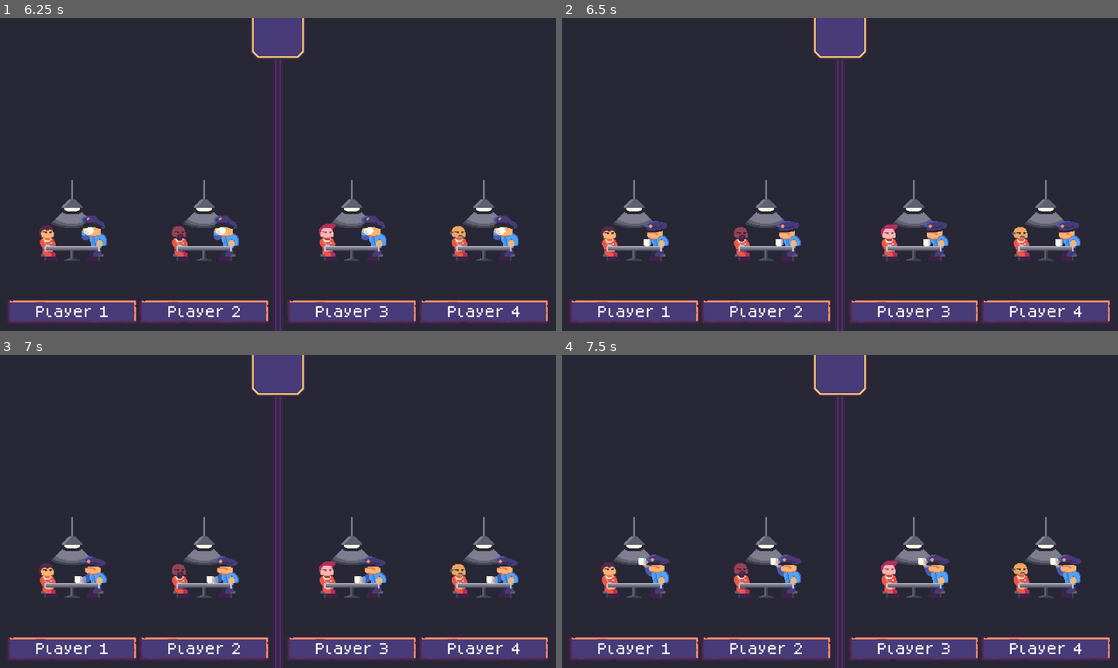
Above: before the commit, frames 1-4 (two rows, left to right).
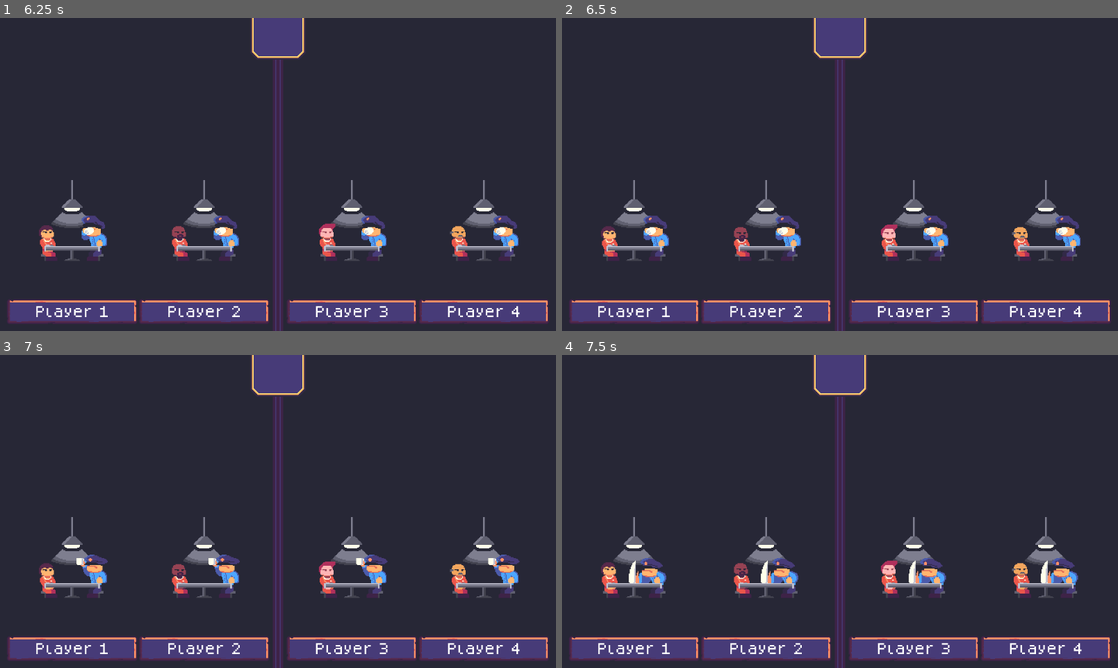
Above: after the commit, the same moments.

Repository: VileOar/js-final-proj
Game: Godot game, scene res://src/main_scenes/main_menu/main_menu.tscn
Two runs of this game, one before a commit and one after it. Both use one fixed random seed, a clock stepped at 60 frames per second and the inputs below.
Inputs (mouse positions are in pixels of both pictures, inside the frame that each line leads up to):
- Up to frame 1 (6.25 s): click "Start Game" at 0.5 s; click "Start Game" at 1.25 s; click "Start Game" at 2 s; move the mouse to (400, 158) at 2.77 s; hold D (coop_right) 2.78-3.53 s; click (400, 158) at 2.92 s; move the mouse to (166, 190) at 3.52 s; hold S (coop_down) 3.53-4.28 s; move the mouse to (333, 105) at 4.27 s; hold D (coop_right) 4.28-5.03 s; move the mouse to (250, 237) at 5.02 s; hold W (coop_up) 5.03-5.78 s; click (250, 237) at 5.17 s; move the mouse to (444, 221) at 5.77 s; hold A (coop_left) from 5.78 s (still down)
- Up to frame 2 (6.5 s): keep holding A (coop_left)
- Up to frame 3 (7 s): keep holding A (coop_left); move the mouse to (111, 464) at 6.52 s
- Up to frame 4 (7.5 s): move the mouse to (867, 511) at 7.27 s; release A (coop_left) at 7.28 s; hold S (coop_down) from 7.28 s (still down); click (867, 511) at 7.42 s

Frame 1 is identical in both runs. In frame 2, 1.1% of the frame differs, in the area x 14-94%, y 63-73%; in frame 3, 1.0%; in frame 4, 1.8%, in the area x 12-94%, y 63-73%.

Commit message:
added missing sounds; final polish

Diff:
--- a/project.godot
+++ b/project.godot
@@ -65,49 +65,49 @@
 coop_left={
 "deadzone": 0.5,
 "events": [Object(InputEventKey,"resource_local_to_scene":false,"resource_name":"","device":-1,"window_id":0,"alt_pressed":false,"shift_pressed":false,"ctrl_pressed":false,"meta_pressed":false,"pressed":false,"keycode":65,"physical_keycode":0,"key_label":0,"unicode":97,"echo":false,"script":null)
-, Object(InputEventJoypadButton,"resource_local_to_scene":false,"resource_name":"","device":-1,"button_index":2,"pressure":0.0,"pressed":true,"script":null)
+, Object(InputEventJoypadButton,"resource_local_to_scene":false,"resource_name":"","device":-1,"button_index":13,"pressure":0.0,"pressed":true,"script":null)
 ]
 }
 coop_right={
 "deadzone": 0.5,
 "events": [Object(InputEventKey,"resource_local_to_scene":false,"resource_name":"","device":-1,"window_id":0,"alt_pressed":false,"shift_pressed":false,"ctrl_pressed":false,"meta_pressed":false,"pressed":false,"keycode":68,"physical_keycode":0,"key_label":0,"unicode":100,"echo":false,"script":null)
-, Object(InputEventJoypadButton,"resource_local_to_scene":false,"resource_name":"","device":-1,"button_index":1,"pressure":0.0,"pressed":true,"script":null)
+, Object(InputEventJoypadButton,"resource_local_to_scene":false,"resource_name":"","device":-1,"button_index":14,"pressure":0.0,"pressed":true,"script":null)
 ]
 }
 coop_up={
 "deadzone": 0.5,
 "events": [Object(InputEventKey,"resource_local_to_scene":false,"resource_name":"","device":-1,"window_id":0,"alt_pressed":false,"shift_pressed":false,"ctrl_pressed":false,"meta_pressed":false,"pressed":false,"keycode":87,"physical_keycode":0,"key_label":0,"unicode":119,"echo":false,"script":null)
-, Object(InputEventJoypadButton,"resource_local_to_scene":false,"resource_name":"","device":-1,"button_index":3,"pressure":0.0,"pressed":true,"script":null)
+, Object(InputEventJoypadButton,"resource_local_to_scene":false,"resource_name":"","device":-1,"button_index":11,"pressure":0.0,"pressed":true,"script":null)
 ]
 }
 coop_down={
 "deadzone": 0.5,
 "events": [Object(InputEventKey,"resource_local_to_scene":false,"resource_name":"","device":-1,"window_id":0,"alt_pressed":false,"shift_pressed":false,"ctrl_pressed":false,"meta_pressed":false,"pressed":false,"keycode":83,"physical_keycode":0,"key_label":0,"unicode":115,"echo":false,"script":null)
-, Object(InputEventJoypadButton,"resource_local_to_scene":false,"resource_name":"","device":-1,"button_index":0,"pressure":0.0,"pressed":true,"script":null)
+, Object(InputEventJoypadButton,"resource_local_to_scene":false,"resource_name":"","device":-1,"button_index":12,"pressure":0.0,"pressed":true,"script":null)
 ]
 }
 defect_left={
 "deadzone": 0.5,
 "events": [Object(InputEventKey,"resource_local_to_scene":false,"resource_name":"","device":-1,"window_id":0,"alt_press …(182 unchanged characters)…
-, Object(InputEventJoypadButton,"resource_local_to_scene":false,"resource_name":"","device":-1,"button_index":13,"pressure":0.0,"pressed":true,"script":null)
+, Object(InputEventJoypadButton,"resource_local_to_scene":false,"resource_name":"","device":-1,"button_index":2,"pressure":0.0,"pressed":true,"script":null)
 ]
 }
 defect_right={
 "deadzone": 0.5,
 "events": [Object(InputEventKey,"resource_local_to_scene":false,"resource_name":"","device":-1,"window_id":0,"alt_press …(182 unchanged characters)…
-, Object(InputEventJoypadButton,"resource_local_to_scene":false,"resource_name":"","device":-1,"button_index":14,"pressure":0.0,"pressed":true,"script":null)
+, Object(InputEventJoypadButton,"resource_local_to_scene":false,"resource_name":"","device":-1,"button_index":1,"pressure":0.0,"pressed":true,"script":null)
 ]
 }
 defect_up={
 "deadzone": 0.5,
 "events": [Object(InputEventKey,"resource_local_to_scene":false,"resource_name":"","device":-1,"window_id":0,"alt_press …(182 unchanged characters)…
-, Object(InputEventJoypadButton,"resource_local_to_scene":false,"resource_name":"","device":-1,"button_index":11,"pressure":0.0,"pressed":true,"script":null)
+, Object(InputEventJoypadButton,"resource_local_to_scene":false,"resource_name":"","device":-1,"button_index":3,"pressure":0.0,"pressed":true,"script":null)
 ]
 }
 defect_down={
 "deadzone": 0.5,
 "events": [Object(InputEventKey,"resource_local_to_scene":false,"resource_name":"","device":-1,"window_id":0,"alt_press …(182 unchanged characters)…
-, Object(InputEventJoypadButton,"resource_local_to_scene":false,"resource_name":"","device":-1,"button_index":12,"pressure":0.0,"pressed":true,"script":null)
+, Object(InputEventJoypadButton,"resource_local_to_scene":false,"resource_name":"","device":-1,"button_index":0,"pressure":0.0,"pressed":true,"script":null)
 ]
 }
 
--- a/src/autoloads/Global.gd
+++ b/src/autoloads/Global.gd
@@ -38,7 +38,7 @@
 const ROUND_TIME = 20.0
 
 ## number of rounds in a game
-const NUM_ROUNDS = 5
+const NUM_ROUNDS = 1
 
 ## round lose penalty multiplier
 const LOSE_PENALTY_MULTIPLIER = 0.5
--- a/src/main_scenes/end_scene/player_score_graph.gd
+++ b/src/main_scenes/end_scene/player_score_graph.gd
@@ -44,6 +44,7 @@
 
 
 func _on_interval_timer_timeout() -> void:
+	$AudioStreamPlayer.play()
 	_current_displayed += 1
 	if _current_displayed >= _my_score:
 		_current_displayed = _my_score
--- a/src/main_scenes/end_scene/player_score_graph.tscn
+++ b/src/main_scenes/end_scene/player_score_graph.tscn
@@ -1,6 +1,7 @@
-[gd_scene load_steps=2 format=3 uid="uid://bjy1xnxblu6qu"]
+[gd_scene load_steps=3 format=3 uid="uid://bjy1xnxblu6qu"]
 
 [ext_resource type="Script" path="res://src/main_scenes/end_scene/player_score_graph.gd" id="1_6ttnp"]
+[ext_resource type="AudioStream" uid="uid://cd1hw3hh6cqhv" path="res://assets/sfx/sounds/points/032-Switch01.ogg" id="2_d50mk"]
 
 [node name="PlayerScoreGraph" type="MarginContainer"]
 size_flags_horizontal = 3
@@ -55,4 +56,7 @@
 [node name="IntervalTimer" type="Timer" parent="."]
 one_shot = true
 
+[node name="AudioStreamPlayer" type="AudioStreamPlayer" parent="."]
+stream = ExtResource("2_d50mk")
+
 [connection signal="timeout" from="IntervalTimer" to="." method="_on_interval_timer_timeout"]
--- a/src/main_scenes/end_scene/victory_screen.gd
+++ b/src/main_scenes/end_scene/victory_screen.gd
@@ -68,12 +68,12 @@
 	Global.play_music_track("end")
 
 	# team victory
-	if abs(first - second) == 1: # first and second place are from the same team
+	if first + second == 1 or first + second == 5: # first and second place are from the same team
 		if _player_stats[first].get_score() == _player_stats[second].get_score(): # perfect victory
 			_victory_type.text = "PERFECT VICTORY"
 		else: # just team victory
 			_victory_type.text = "TEAM VICTORY"
-		_player_win.text = "TEAM %s%s WINS!" % [first + 1, second + 1]
+		_player_win.text = "TEAM %s and %s WINS!" % [first + 1, second + 1]
 
 		_score_graphs[first].show_winner(true)
 		_score_graphs[second].show_winner(true)
--- a/src/main_scenes/game/dyad_game/dyad_game.tscn
+++ b/src/main_scenes/game/dyad_game/dyad_game.tscn
@@ -1,13 +1,16 @@
-[gd_scene load_steps=10 format=3 uid="uid://csk7v3jwntq18"]
+[gd_scene load_steps=13 format=3 uid="uid://csk7v3jwntq18"]
 
 [ext_resource type="Script" path="res://src/main_scenes/game/dyad_game/dyad_game.gd" id="1_rj5ni"]
 [ext_resource type="Script" path="res://src/main_scenes/game/dyad_game/states/dyad_state_machine.gd" id="2_hq41h"]
 [ext_resource type="Script" path="res://src/main_scenes/game/dyad_game/states/stopped_state.gd" id="3_q8i4y"]
 [ext_resource type="Script" path="res://src/main_scenes/game/dyad_game/states/prompt_state.gd" id="4_23ul0"]
+[ext_resource type="AudioStream" uid="uid://73366si228xt" path="res://assets/sfx/sounds/answers/talk2.wav" id="5_aky61"]
 [ext_resource type="Script" path="res://src/main_scenes/game/dyad_game/states/right_state.gd" id="5_u1kn3"]
 [ext_resource type="Script" path="res://src/main_scenes/game/dyad_game/states/wrong_state.gd" id="6_t7b25"]
 [ext_resource type="PackedScene" uid="uid://da7wxe2reu70r" path="res://src/main_scenes/game/dyad_game/ui/prompt/prompt_ui.tscn" id="7_bxmv3"]
+[ext_resource type="AudioStream" uid="uid://c4mclvkruucqv" path="res://assets/sfx/sounds/answers/have_this.wav" id="7_jskwk"]
 [ext_resource type="PackedScene" uid="uid://7c4smtyjcn3m" path="res://src/main_scenes/game/dyad_game/ui/player/player_ui.tscn" id="8_6rlia"]
+[ext_resource type="AudioStream" uid="uid://bqbkaca3vtc3d" path="res://assets/sfx/sounds/answers/alarm_a.wav" id="9_d204i"]
 [ext_resource type="PackedScene" uid="uid://dcgckpqoo0y3m" path="res://src/main_scenes/game/dyad_game/point_stack.tscn" id="10_pi61h"]
 
 [node name="DyadGame" type="Control"]
@@ -36,11 +39,23 @@
 [node name="PromptState" type="Node" parent="StateMachine"]
 script = ExtResource("4_23ul0")
 
+[node name="PromptAudio" type="AudioStreamPlayer" parent="StateMachine/PromptState"]
+stream = ExtResource("5_aky61")
+volume_db = -10.0
+
 [node name="RightState" type="Node" parent="StateMachine"]
 script = ExtResource("5_u1kn3")
 
+[node name="CorrectAudio" type="AudioStreamPlayer" parent="StateMachine/RightState"]
+stream = ExtResource("7_jskwk")
+volume_db = -10.0
+
 [node name="WrongState" type="Node" parent="StateMachine"]
 script = ExtResource("6_t7b25")
+
+[node name="WrongAudio" type="AudioStreamPlayer" parent="StateMachine/WrongState"]
+stream = ExtResource("9_d204i")
+volume_db = -10.0
 
 [node name="UI" type="MarginContainer" parent="."]
 layout_mode = 1
--- a/src/main_scenes/game/dyad_game/states/prompt_state.gd
+++ b/src/main_scenes/game/dyad_game/states/prompt_state.gd
@@ -28,6 +28,7 @@
 	_prompt = randi_range(0, 3) as Global.Directions # generate a new dir as per those defined in Directions
 	fsm.show_prompt_ui(true, _prompt)
 	fsm.new_prompt(_prompt)
+	$PromptAudio.play()
 
 
 func exit():
--- a/src/main_scenes/game/dyad_game/states/right_state.gd
+++ b/src/main_scenes/game/dyad_game/states/right_state.gd
@@ -17,6 +17,7 @@
 
 	answers = fsm.get_registered_answers()
 	fsm.show_answers_ui(true, answers)
+	$CorrectAudio.play()
 
 
 func exit():
--- a/src/main_scenes/game/dyad_game/states/wrong_state.gd
+++ b/src/main_scenes/game/dyad_game/states/wrong_state.gd
@@ -13,6 +13,7 @@
 	fsm.start_stop_timer(true, Global.WRONG_DELAY)
 
 	fsm.show_answers_ui(true, fsm.get_registered_answers())
+	$WrongAudio.play()
 
 
 func exit():
--- a/src/main_scenes/game/dyad_game/ui/player/player_ui.gd
+++ b/src/main_scenes/game/dyad_game/ui/player/player_ui.gd
@@ -3,6 +3,8 @@
 ## responsible for identifying the player, revealing their answers, ...
 extends MarginContainer
 class_name PlayerUI
+
+var _can_sound : bool
 
 ## ref to the player label
 @onready var _player_label = %Identifier as Label
@@ -14,6 +16,7 @@
 
 ## set the player identification
 func set_player(player : int):
+	_can_sound = player == 0
 	_player_label.text = "Player %s" % [player + 1]
 	_player_sprite.texture = Global.get_player_texture(player)
 
@@ -36,3 +39,13 @@
 func _on_anim_cop_animation_finished(anim_name: StringName) -> void:
 	if anim_name == "drink_slam":
 		%AnimCop.play("sit")
+
+
+func _play_drink_sound() -> void:
+	if _can_sound:
+		$DrinkSound.play()
+
+
+func _play_slam_sound() -> void:
+	if _can_sound:
+		$SlamSound.play()
--- a/src/main_scenes/game/dyad_game/ui/player/player_ui.tscn
+++ b/src/main_scenes/game/dyad_game/ui/player/player_ui.tscn
@@ -1,10 +1,27 @@
-[gd_scene load_steps=13 format=3 uid="uid://7c4smtyjcn3m"]
+[gd_scene load_steps=15 format=3 uid="uid://7c4smtyjcn3m"]
 
 [ext_resource type="Script" path="res://src/main_scenes/game/dyad_game/ui/player/player_ui.gd" id="1_00vx3"]
 [ext_resource type="Texture2D" uid="uid://cv2vkapkd35gr" path="res://assets/gfx/entities/player1.png" id="2_myfut"]
 [ext_resource type="PackedScene" uid="uid://cxeceweo8851j" path="res://src/main_scenes/game/dyad_game/ui/player/animated_answer.tscn" id="2_ufdwb"]
 [ext_resource type="Texture2D" uid="uid://dkb5gktxterij" path="res://assets/gfx/entities/room.png" id="3_6mppa"]
+[ext_resource type="AudioStream" uid="uid://c5bmxpn5vs01j" path="res://assets/sfx/sounds/anim/glug_1_short.ogg" id="6_ub5mg"]
+[ext_resource type="AudioStream" uid="uid://b2l5e6j4d0p8c" path="res://assets/sfx/sounds/anim/Earth3.ogg" id="7_iu601"]
 [ext_resource type="Texture2D" uid="uid://cosb6rt24bnms" path="res://assets/gfx/entities/cop.png" id="8_g5gkv"]
+
+[sub_resource type="Animation" id="Animation_ydp3x"]
+length = 0.001
+tracks/0/type = "value"
+tracks/0/imported = false
+tracks/0/enabled = true
+tracks/0/path = NodePath("Player:frame_coords")
+tracks/0/interp = 1
+tracks/0/loop_wrap = true
+tracks/0/keys = {
+"times": PackedFloat32Array(0),
+"transitions": PackedFloat32Array(1),
+"update": 1,
+"values": [Vector2i(0, 0)]
+}
 
 [sub_resource type="Animation" id="Animation_5ht5u"]
 resource_name = "default"
@@ -23,27 +40,66 @@
 "values": [Vector2i(0, 0), Vector2i(1, 0), Vector2i(2, 0), Vector2i(3, 0), Vector2i(3, 0)]
 }
 
-[sub_resource type="Animation" id="Animation_ydp3x"]
-length = 0.001
-tracks/0/type = "value"
-tracks/0/imported = false
-tracks/0/enabled = true
-tracks/0/path = NodePath("Player:frame_coords")
-tracks/0/interp = 1
-tracks/0/loop_wrap = true
-tracks/0/keys = {
-"times": PackedFloat32Array(0),
-"transitions": PackedFloat32Array(1),
-"update": 1,
-"values": [Vector2i(0, 0)]
-}
-
 [sub_resource type="AnimationLibrary" id="AnimationLibrary_epdog"]
 _data = {
 "RESET": SubResource("Animation_ydp3x"),
 "default": SubResource("Animation_5ht5u")
 }
 
+[sub_resource type="Animation" id="Animation_wsml6"]
+length = 0.001
+tracks/0/type = "value"
+tracks/0/imported = false
+tracks/0/enabled = true
+tracks/0/path = NodePath("Cop:frame_coords")
+tracks/0/interp = 1
+tracks/0/loop_wrap = true
+tracks/0/keys = {
+"times": PackedFloat32Array(0),
+"transitions": PackedFloat32Array(1),
+"update": 1,
+"values": [Vector2i(0, 0)]
+}
+
+[sub_resource type="Animation" id="Animation_c4gd4"]
+resource_name = "drink_slam"
+length = 6.0
+tracks/0/type = "value"
+tracks/0/imported = false
+tracks/0/enabled = true
+tracks/0/path = NodePath("Cop:frame_coords")
+tracks/0/interp = 1
+tracks/0/loop_wrap = true
+tracks/0/keys = {
+"times": PackedFloat32Array(0, 0.5, 1, 1.4, 1.8, 2.2, 2.6, 3, 3.4, 4, 4.2, 4.8, 4.9, 5, 6),
+"transitions": PackedFloat32Array(1, 1, 1, 1, 1, 1, 1, 1, 1, 1, 1, 1, 1, 1, 1),
+"update": 1,
+"values": [Vector2i(0, 1), Vector2i(1, 1), Vector2i(2, 1), Vector2i(3, 1), Vector2i(2, 1), Vector2i(3, 1), Vector2i(2, 1), Vector2i(3, 1), Vector2i(2, 1), Vector2i(4, 1), Vector2i(5, 1), Vector2i(6, 1), Vector2i(7, 1), Vector2i(8, 1), Vector2i(8, 1)]
+}
+tracks/1/type = "method"
+tracks/1/imported = false
+tracks/1/enabled = true
+tracks/1/path = NodePath("../../../..")
+tracks/1/interp = 1
+tracks/1/loop_wrap = true
+tracks/1/keys = {
+"times": PackedFloat32Array(1.2, 2, 2.8, 4.9),
+"transitions": PackedFloat32Array(1, 1, 1, 1),
+"values": [{
+"args": [],
+"method": &"_play_drink_sound"
+}, {
+"args": [],
+"method": &"_play_drink_sound"
+}, {
+"args": [],
+"method": &"_play_drink_sound"
+}, {
+"args": [],
+"method": &"_play_slam_sound"
+}]
+}
+
 [sub_resource type="Animation" id="Animation_0r7p7"]
 resource_name = "sit"
 length = 1.6
@@ -59,37 +115,6 @@
 "transitions": PackedFloat32Array(1, 1, 1, 1, 1),
 "update": 1,
 "values": [Vector2i(0, 0), Vector2i(1, 0), Vector2i(2, 0), Vector2i(3, 0), Vector2i(3, 0)]
-}
-
-[sub_resource type="Animation" id="Animation_wsml6"]
-length = 0.001
-tracks/0/type = "value"
-tracks/0/imported = false
-tracks/0/enabled = true
-tracks/0/path = NodePath("Cop:frame_coords")
-tracks/0/interp = 1
-tracks/0/loop_wrap = true
-tracks/0/keys = {
-"times": PackedFloat32Array(0),
-"transitions": PackedFloat32Array(1),
-"update": 1,
-"values": [Vector2i(0, 0)]
-}
-
-[sub_resource type="Animation" id="Animation_c4gd4"]
-resource_name = "drink_slam"
-length = 7.0
-tracks/0/type = "value"
-tracks/0/imported = false
-tracks/0/enabled = true
-tracks/0/path = NodePath("Cop:frame_coords")
-tracks/0/interp = 1
-tracks/0/loop_wrap = true
-tracks/0/keys = {
-"times": PackedFloat32Array(0, 0.5, 1, 1.4, 1.8, 2.2, 2.6, 3, 3.4, 3.8, 4, 4.5, 4.7, 5.2, 5.3, 5.4, 7),
-"transitions": PackedFloat32Array(1, 1, 1, 1, 1, 1, 1, 1, 1, 1, 1, 1, 1, 1, 1, 1, 1),
-"update": 1,
-"values": [Vector2i(0, 1), Vector2i(1, 1), Vector2i(2, 1), Vector2i(3, 1), Vector2i(2, 1), Vector2i(3, 1), Vector2i(2, 1), Vector2i(3, 1), Vector2i(2, 1), Vector2i(1, 1), Vector2i(0, 1), Vector2i(4, 1), Vector2i(5, 1), Vector2i(6, 1), Vector2i(7, 1), Vector2i(8, 1), Vector2i(8, 1)]
 }
 
 [sub_resource type="AnimationLibrary" id="AnimationLibrary_xty81"]
@@ -184,4 +209,10 @@
 horizontal_alignment = 1
 vertical_alignment = 1
 
+[node name="DrinkSound" type="AudioStreamPlayer" parent="."]
+stream = ExtResource("6_ub5mg")
+
+[node name="SlamSound" type="AudioStreamPlayer" parent="."]
+stream = ExtResource("7_iu601")
+
 [connection signal="animation_finished" from="VBoxContainer/Graphics/Control/Node2D/AnimCop" to="." method="_on_anim_cop_animation_finished"]
--- a/src/main_scenes/game/round_game/round_results/round_results_screen.gd
+++ b/src/main_scenes/game/round_game/round_results/round_results_screen.gd
@@ -142,6 +142,11 @@
 	## determine who gets what score based on point
 	var payoffs_array = matrix.get_matrix_outcome(point) # get the corresponding payoffs array
 
+	if payoffs_array[0] < 0 or payoffs_array[1] < 0:
+		$RemPointAudio.play()
+	else:
+		$AddPointAudio.play()
+
 	dyad.solve_single_point(
 		point,
 		payoffs_array[0],
--- a/src/main_scenes/game/round_game/round_results/round_results_screen.tscn
+++ b/src/main_scenes/game/round_game/round_results/round_results_screen.tscn
@@ -1,8 +1,10 @@
-[gd_scene load_steps=4 format=3 uid="uid://bbe7i8g4nyqp1"]
+[gd_scene load_steps=6 format=3 uid="uid://bbe7i8g4nyqp1"]
 
 [ext_resource type="Script" path="res://src/main_scenes/game/round_game/round_results/round_results_screen.gd" id="1_eay3j"]
 [ext_resource type="PackedScene" uid="uid://doly0aqjw7m6l" path="res://src/main_scenes/game/round_game/round_results/dyad_display/dyad_results_panel.tscn" id="1_pya0j"]
 [ext_resource type="Texture2D" uid="uid://dew2pi3sx8u5p" path="res://assets/gfx/ui/divider.png" id="3_4mhr0"]
+[ext_resource type="AudioStream" uid="uid://cd1hw3hh6cqhv" path="res://assets/sfx/sounds/points/032-Switch01.ogg" id="4_7pcap"]
+[ext_resource type="AudioStream" uid="uid://bh1xo30mk81qq" path="res://assets/sfx/sounds/points/Knock.ogg" id="5_3xpl4"]
 
 [node name="RoundResultsSreen" type="MarginContainer"]
 anchors_preset = 15
@@ -73,6 +75,12 @@
 [node name="BetweenTimer" type="Timer" parent="."]
 one_shot = true
 
+[node name="AddPointAudio" type="AudioStreamPlayer" parent="."]
+stream = ExtResource("4_7pcap")
+
+[node name="RemPointAudio" type="AudioStreamPlayer" parent="."]
+stream = ExtResource("5_3xpl4")
+
 [connection signal="finished_animation" from="MarginContainer/PanelContainer/VBoxContainer/HBoxContainer/Dyad0" to="." method="_on_dyad_finished_animation"]
 [connection signal="finished_animation" from="MarginContainer/PanelContainer/VBoxContainer/HBoxContainer/Dyad1" to="." method="_on_dyad_finished_animation"]
 [connection signal="pressed" from="MarginContainer/PanelContainer/VBoxContainer/NextRoundBtn" to="." method="_on_button_pressed"]
--- a/src/main_scenes/main_menu/main_menu.tscn
+++ b/src/main_scenes/main_menu/main_menu.tscn
@@ -95,6 +95,9 @@
 }, {
 "duration": 1.0,
 "texture": SubResource("AtlasTexture_ur1mt")
+}, {
+"duration": 1.0,
+"texture": SubResource("AtlasTexture_rgvf5")
 }],
 "loop": true,
 "name": &"default",
@@ -156,7 +159,7 @@
 position = Vector2(24, 32)
 sprite_frames = SubResource("SpriteFrames_q8ony")
 autoplay = "default"
-frame_progress = 0.133834
+frame_progress = 0.204289
 
 [node name="Table" type="Sprite2D" parent="MarginContainer/VBoxContainer/MarginContainer/Control/Node2D"]
 texture = ExtResource("2_symma")
Not shown, added: assets/sfx/sounds/anim/Earth3.ogg.import
Not shown, added: assets/sfx/sounds/anim/glug_1_short.ogg.import
Not shown, added: assets/sfx/sounds/answers/alarm_a.wav.import
Not shown, added: assets/sfx/sounds/answers/have_this.wav.import
Not shown, added: assets/sfx/sounds/answers/talk2.wav.import
Not shown, added: assets/sfx/sounds/points/032-Switch01.ogg.import
Not shown, added: assets/sfx/sounds/points/Knock.ogg.import
Not shown, added: assets/sfx/sounds/ui/002-System02.ogg.import
Not shown, added: assets/sfx/sounds/ui/003-System03.ogg.import
Not shown, added: assets/sfx/sounds/anim/Earth3.ogg
Not shown, added: assets/sfx/sounds/anim/glug_1_short.ogg
Not shown, added: assets/sfx/sounds/answers/alarm_a.wav
(and 6 more such lines)
